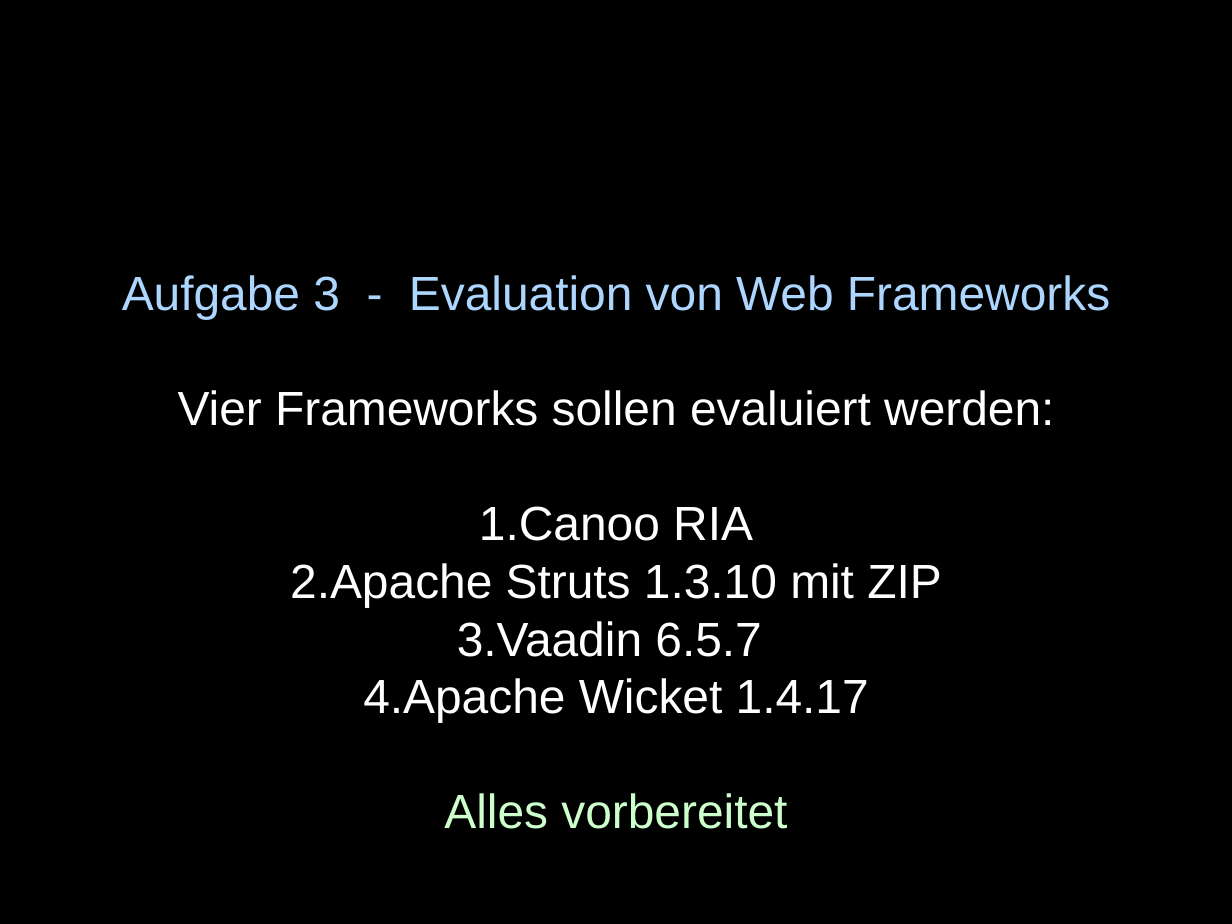
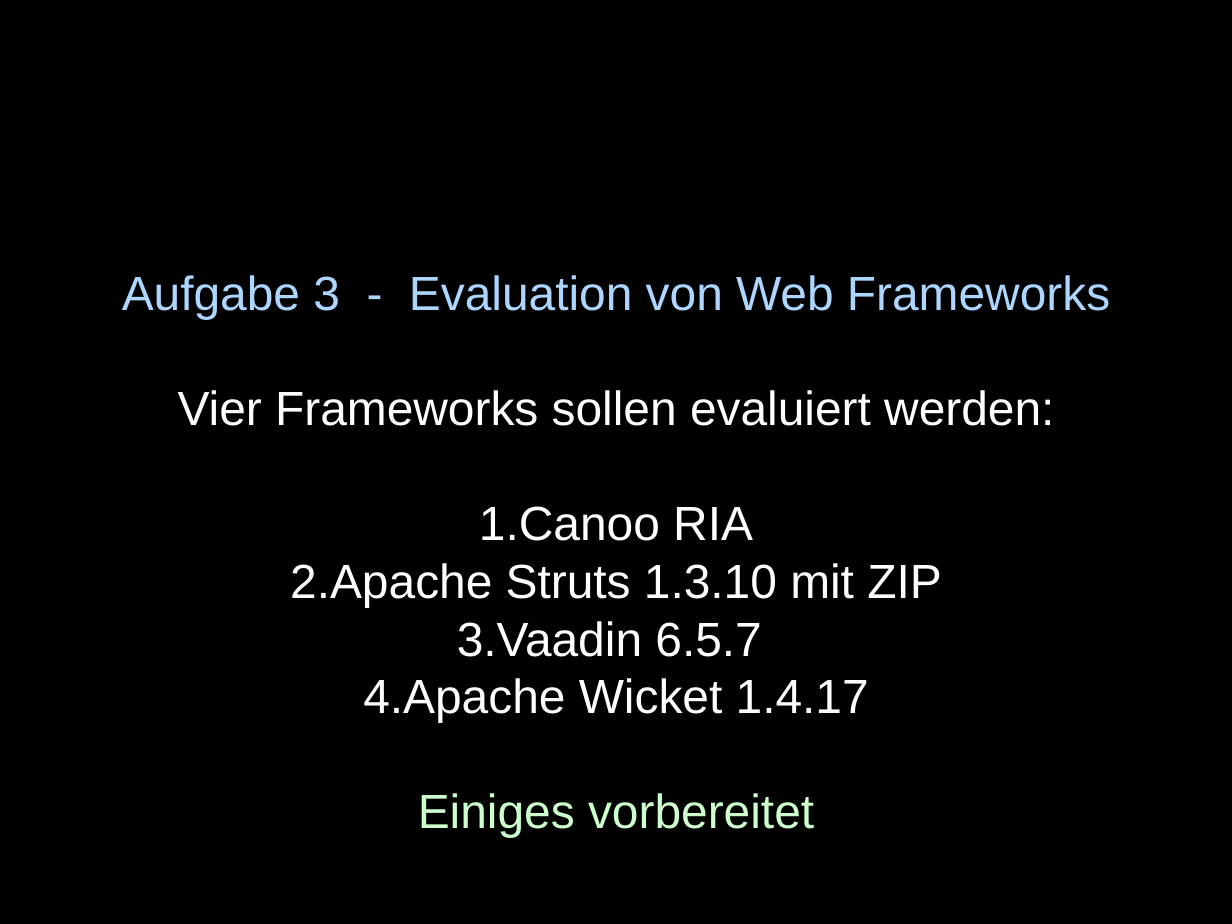
Before and after one commit to sushicutta/Diplomarbeit, a slide deck: slide 7 of praesentation/designreview/design-review-meeting.ppt. Drawn at 1232x924 pixels with LibreOffice and Linux fonts; fonts in the diff are those of the drawing. Boxes give left, top, right and bottom in pixels: in the first picture for what was removed or moved away, otherwise in the second. Text is boxed around its words. In the diff, an @@ line names an element or a change of style, - is before the commit and + after.

```diff
--- a/praesentation/designreview/design-review-meeting.ppt
+++ b/praesentation/designreview/design-review-meeting.ppt
@@ text at <box>418,793,814,837</box>: text changed @@
-Alles vorbereitet
+Einiges vorbereitet
```
Also in this commit, not shown: 1 other slide changed, 11 other files.
